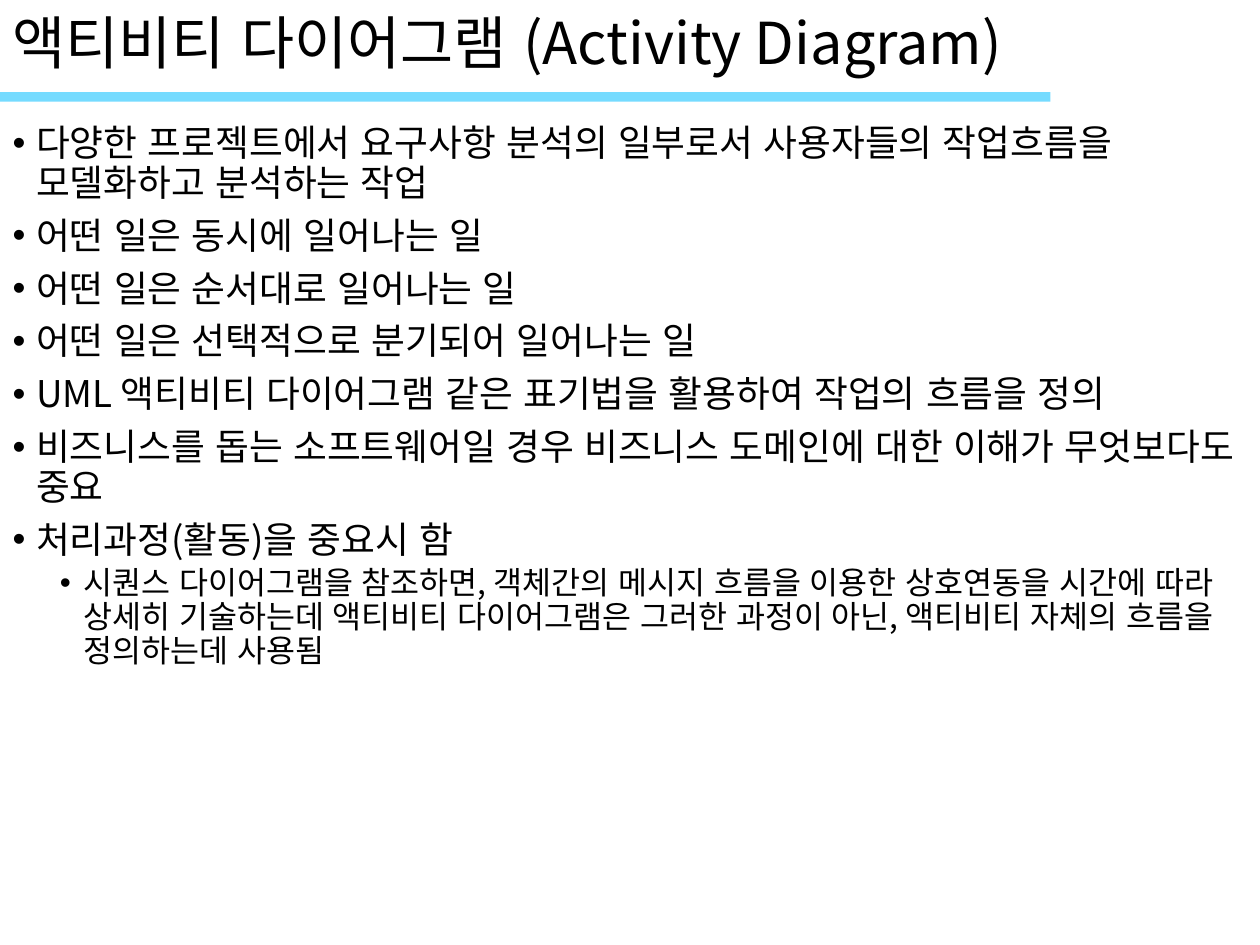
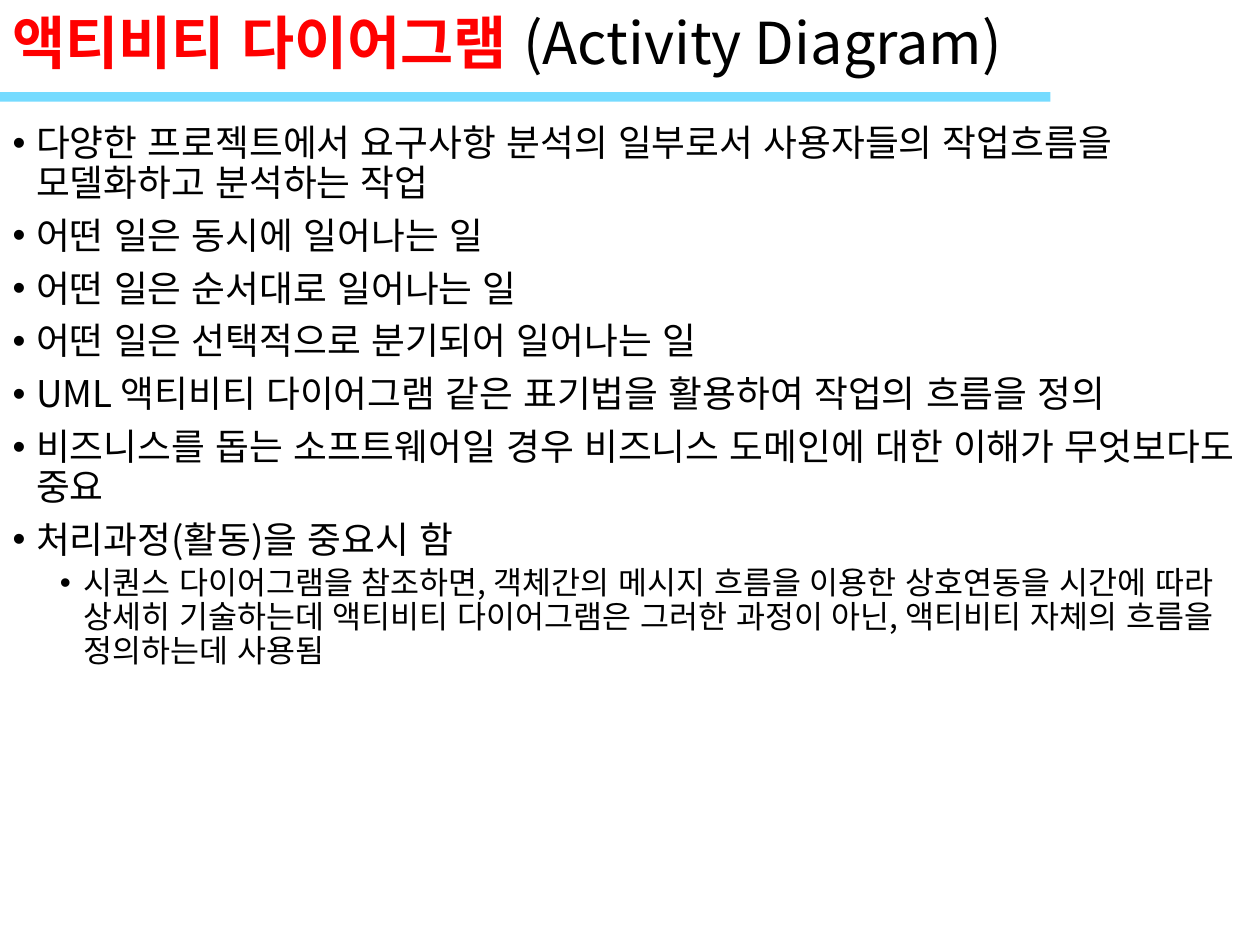
Before and after one commit to ImSeongMuk/study, a slide deck: slide 38 of UML/789_객체UML(프로세스).pptx. Drawn at 1260x945 pixels with LibreOffice and Linux fonts; fonts in the diff are those of the drawing; background and template pictures are left out. Boxes give left, top, right and bottom in pixels: in the first picture for what was removed or moved away, otherwise in the second. Text is boxed around its words. In the diff, an @@ line names an element or a change of style, - is before the commit and + after.

```diff
--- a/UML/789_객체UML(프로세스).pptx
+++ b/UML/789_객체UML(프로세스).pptx
@@ title "액티비티 다이어그램 (Activity Diagram)" at [13,15,1002,79]: text colour #000000 to #FF0000, bold on in "액티비티 다이어그램" @@
```
Also in this commit, not shown: 2 other slides changed, 5 other files.
